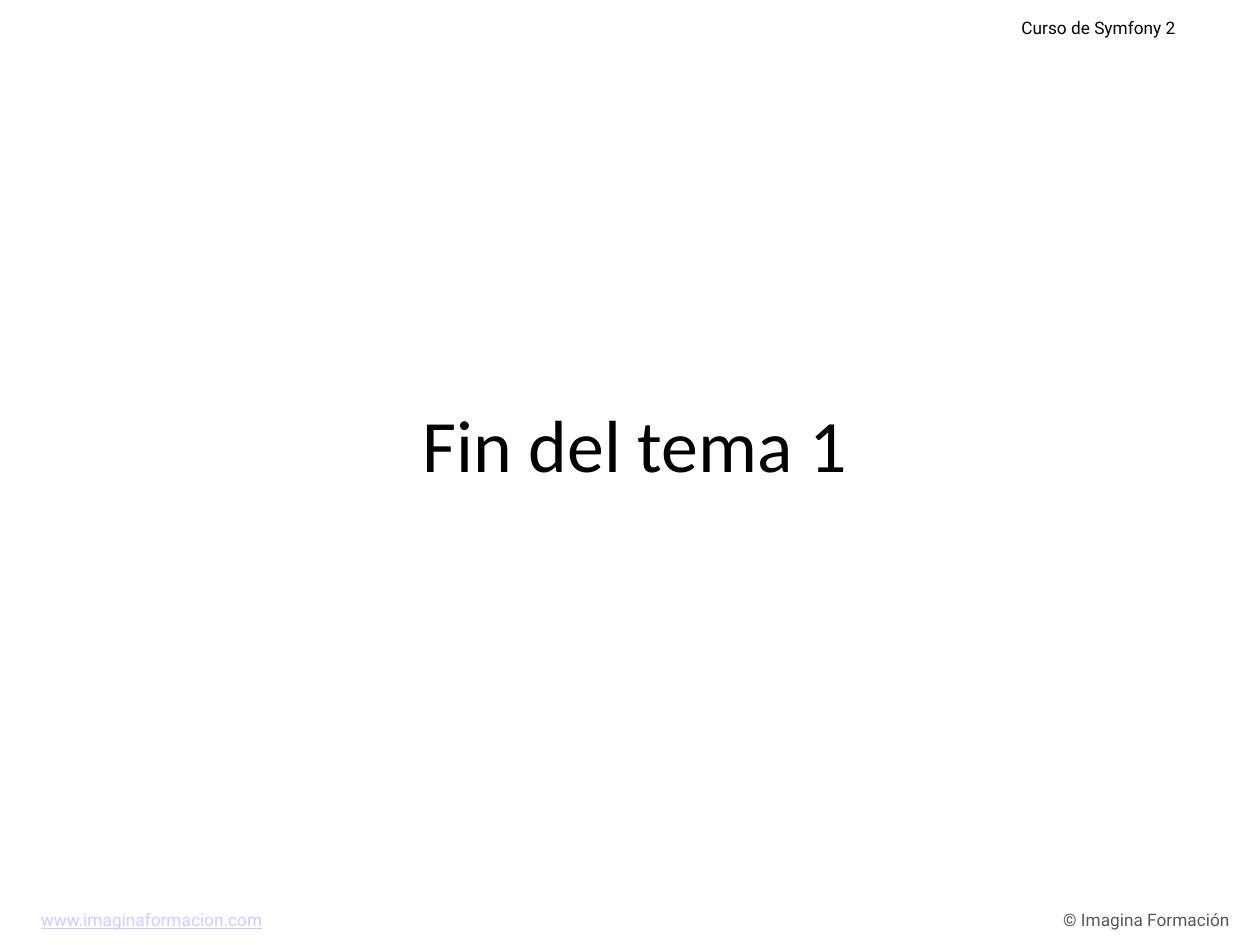
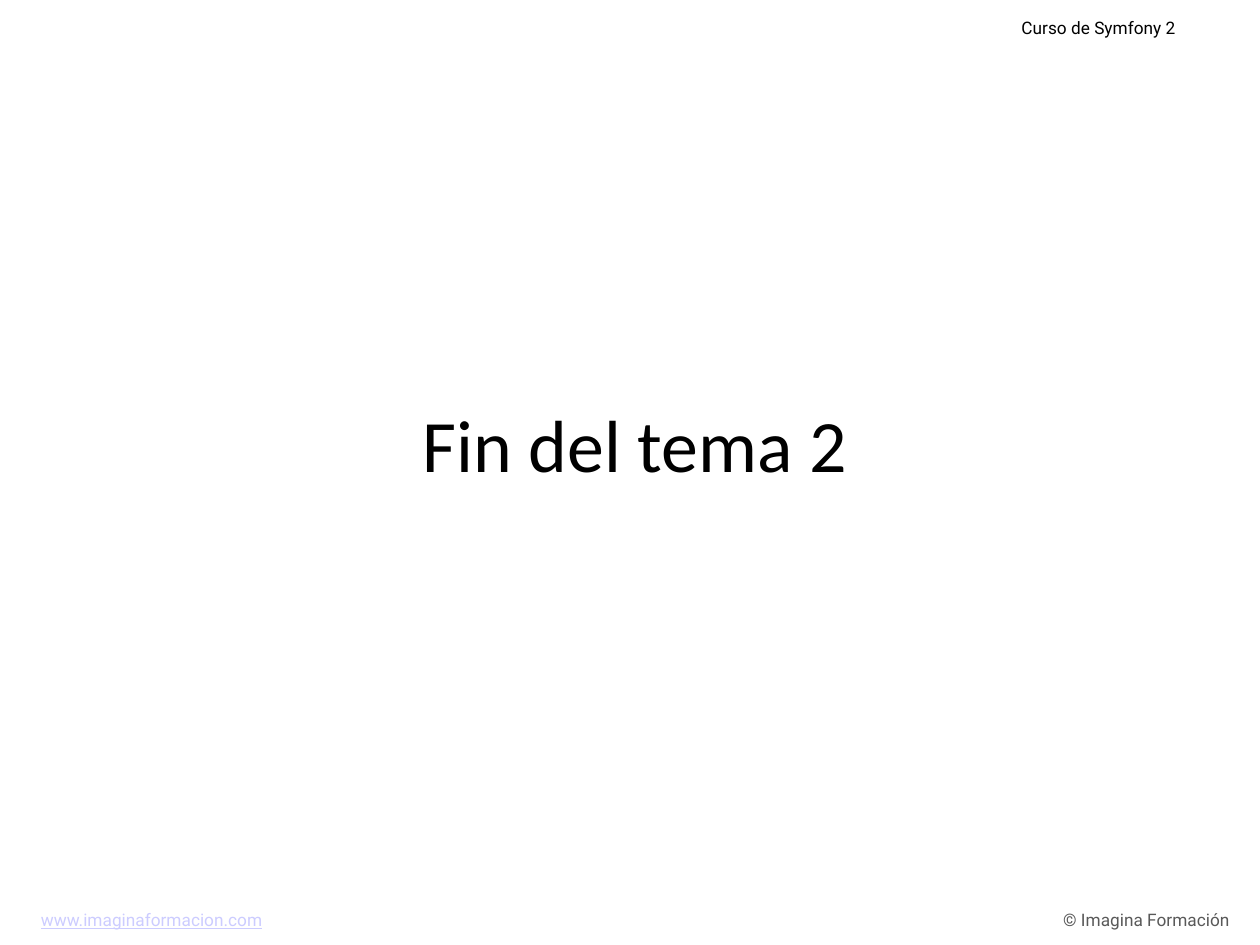
Before and after one commit to carlescliment/curso-symfony2, a slide deck: slide 44 of compiled/ppt/Tema 2.ppt (slide 90 before the commit). Drawn at 1260x945 pixels with LibreOffice and Linux fonts; fonts in the diff are those of the drawing; background and template pictures are left out. Boxes give left, top, right and bottom in pixels: in the first picture for what was removed or moved away, otherwise in the second. Text is boxed around its words. In the diff, an @@ line names an element or a change of style, - is before the commit and + after.

Commit message:
Terminado tema 2

```diff
--- a/compiled/ppt/Tema 2.ppt
+++ b/compiled/ppt/Tema 2.ppt
@@ text at bbox=[422, 420, 846, 473]: text changed @@
-Fin del tema 1
+Fin del tema 2
```
Also in this commit, not shown: 6 slides added, 52 slides removed, 1 other file.
